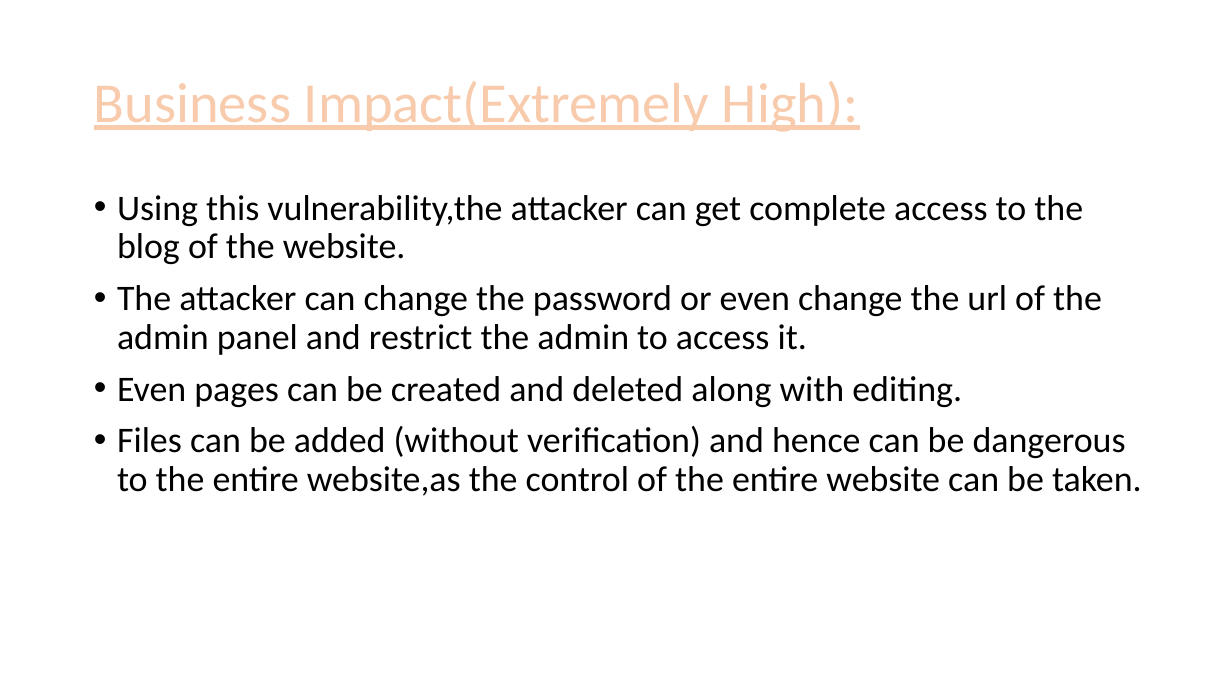
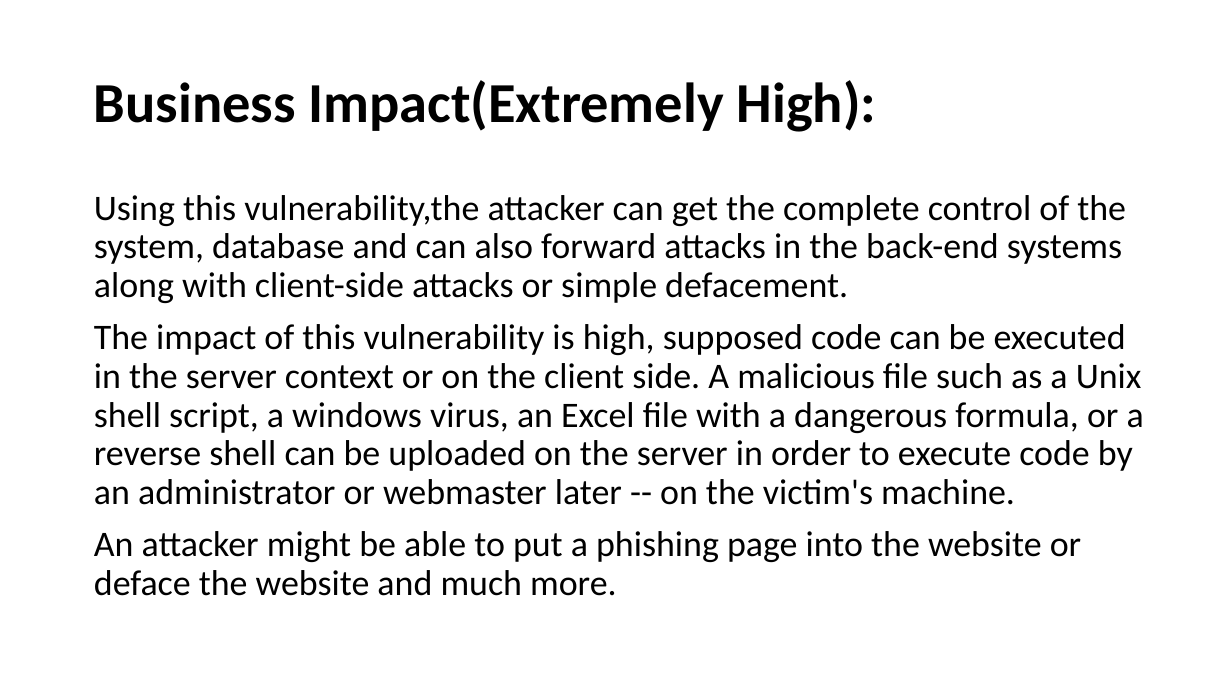
Before and after one commit to RocktimRajkumar/CEH-hack-a-thon, a slide deck: slide 23 of reports/Lifestyle Store/LifeStyle Store Application Reports.pptx. Drawn at 1232x693 pixels with LibreOffice and Linux fonts; fonts in the diff are those of the drawing. Boxes give left, top, right and bottom in pixels: in the first picture for what was removed or moved away, otherwise in the second. Text is boxed around its words. In the diff, an @@ line names an element or a change of style, - is before the commit and + after.

```diff
--- a/reports/Lifestyle Store/LifeStyle Store Application Reports.pptx
+++ b/reports/Lifestyle Store/LifeStyle Store Application Reports.pptx
@@ title "Business Impact(Extremely High):" at [94,80,877,132]: text colour #F8CBAD to #000000, letter outline #ED7D31 1.75 pt to none, bold on, underline off @@
@@ text at [94,195,1144,596]: text changed @@
-• Using this vulnerability,the attacker can get complete access to the blog of the website.
-• The attacker can change the password or even change the url of the admin panel and restrict the admin to access it.
-• Even pages can be created and deleted along with editing.
-• Files can be added (without verification) and hence can be dangerous to the entire website,as the control of the entire website can be taken.
+Using this vulnerability,the attacker can get the complete control of the system, database and can also forward attacks in the back-end systems along with client-side attacks or simple defacement.
+The impact of this vulnerability is high, supposed code can be executed in the server context or on the client side. A malicious file such as a Unix shell script, a windows virus, an Excel file with a dangerous formula, or a reverse shell can be uploaded on the server in order to execute code by an administrator or webmaster later -- on the victim's machine.
+An attacker might be able to put a phishing page into the website or deface the website and much more.
```
Also in this commit, not shown: 5 other slides changed, 1 slide added, 1 slide removed.
